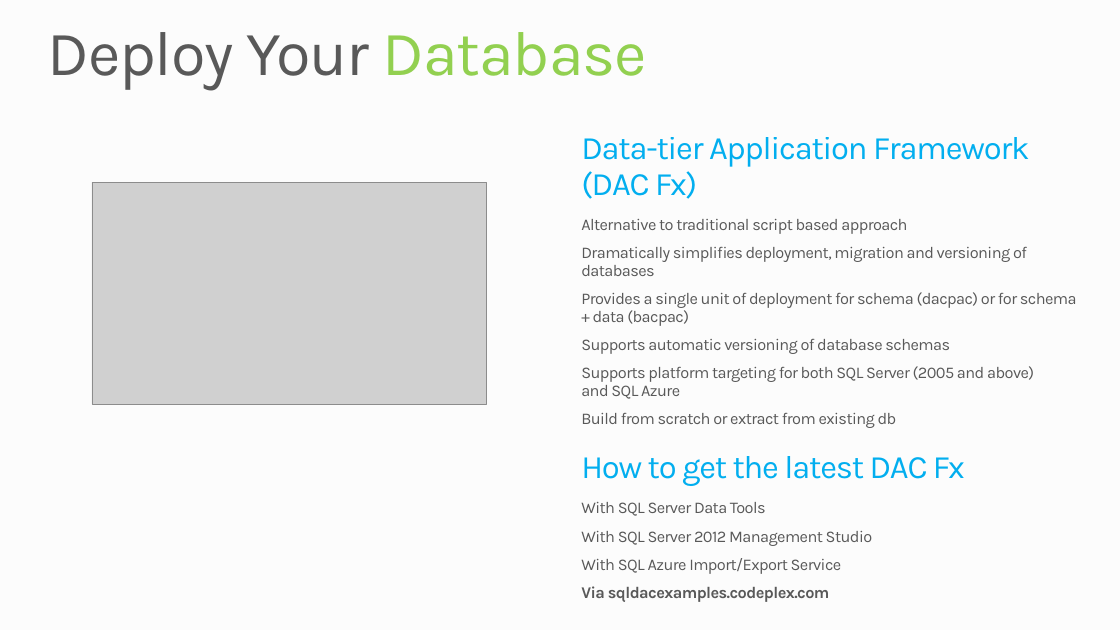
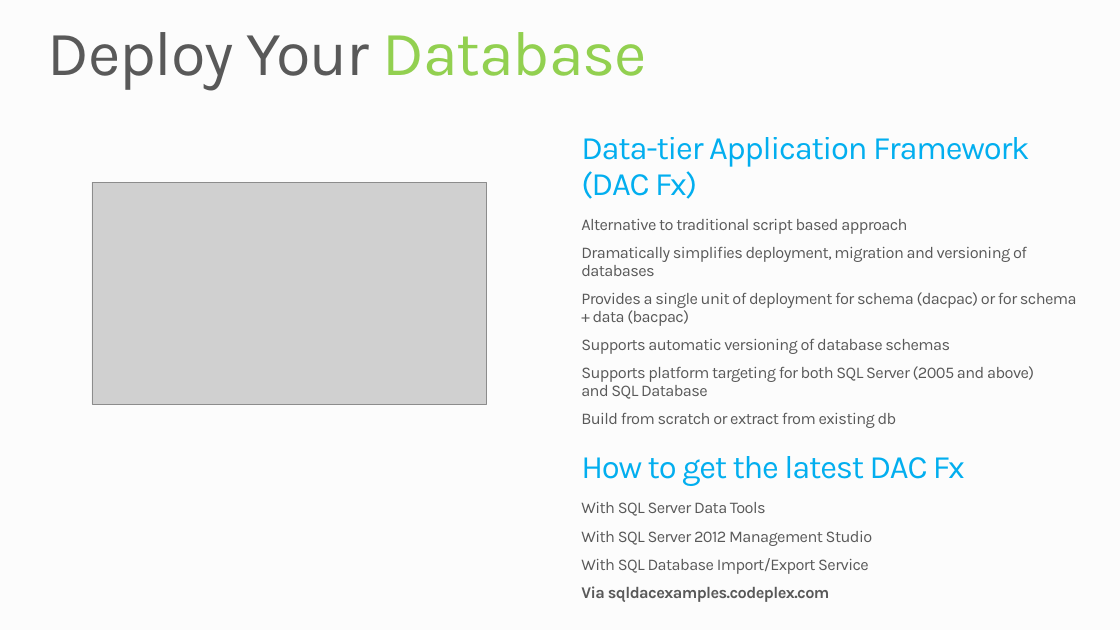
Before and after one commit to mwasham/WATK-Presentations, a slide deck: slide 12 of WindowsAzureSQLDatabase/WindowsAzureSQLDatabase.pptx. Drawn at 1120x630 pixels with LibreOffice and Linux fonts; fonts in the diff are those of the drawing; grey boxes stand for pictures; background and template pictures are left out. Boxes give left, top, right and bottom in pixels: in the first picture for what was removed or moved away, otherwise in the second. Text is boxed around its words. In the diff, an @@ line names an element or a change of style, - is before the commit and + after.

Commit message:
renamed the sql azure folders and updated the decks to replace SQL Azure with SQL Database

```diff
--- a/WindowsAzureSQLDatabase/WindowsAzureSQLDatabase.pptx
+++ b/WindowsAzureSQLDatabase/WindowsAzureSQLDatabase.pptx
@@ text at (581, 366, 1034, 399): text changed @@
-  Supports platform targeting for both SQL Server (2005 and above)
-  and SQL Azure
+  Supports platform targeting for both SQL Server (2005 and above)
+  and SQL Database
@@ text at (581, 558, 869, 574): text changed @@
-  With SQL Azure Import/Export Service
+  With SQL Database Import/Export Service
```
Also in this commit, not shown: 20 other slides changed, 9 other files.
